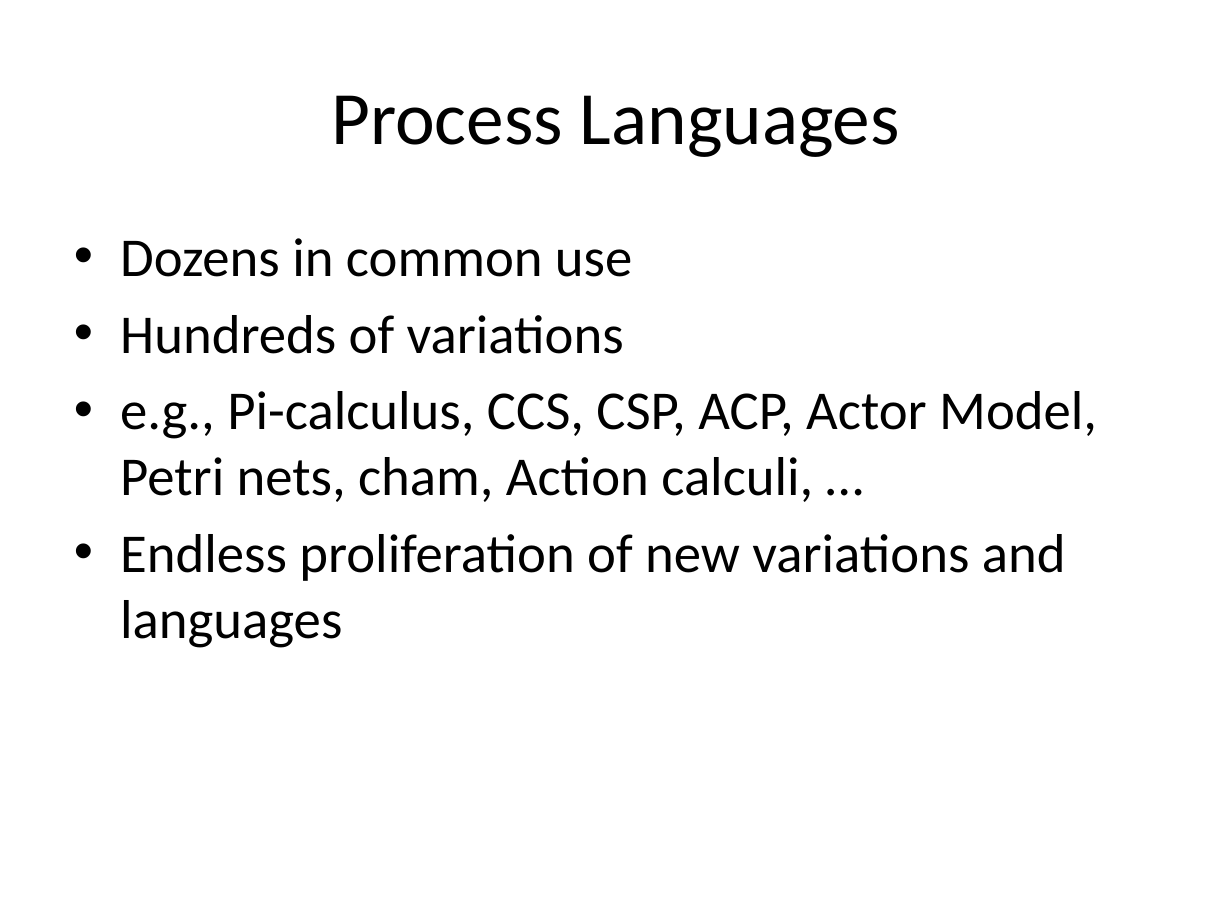
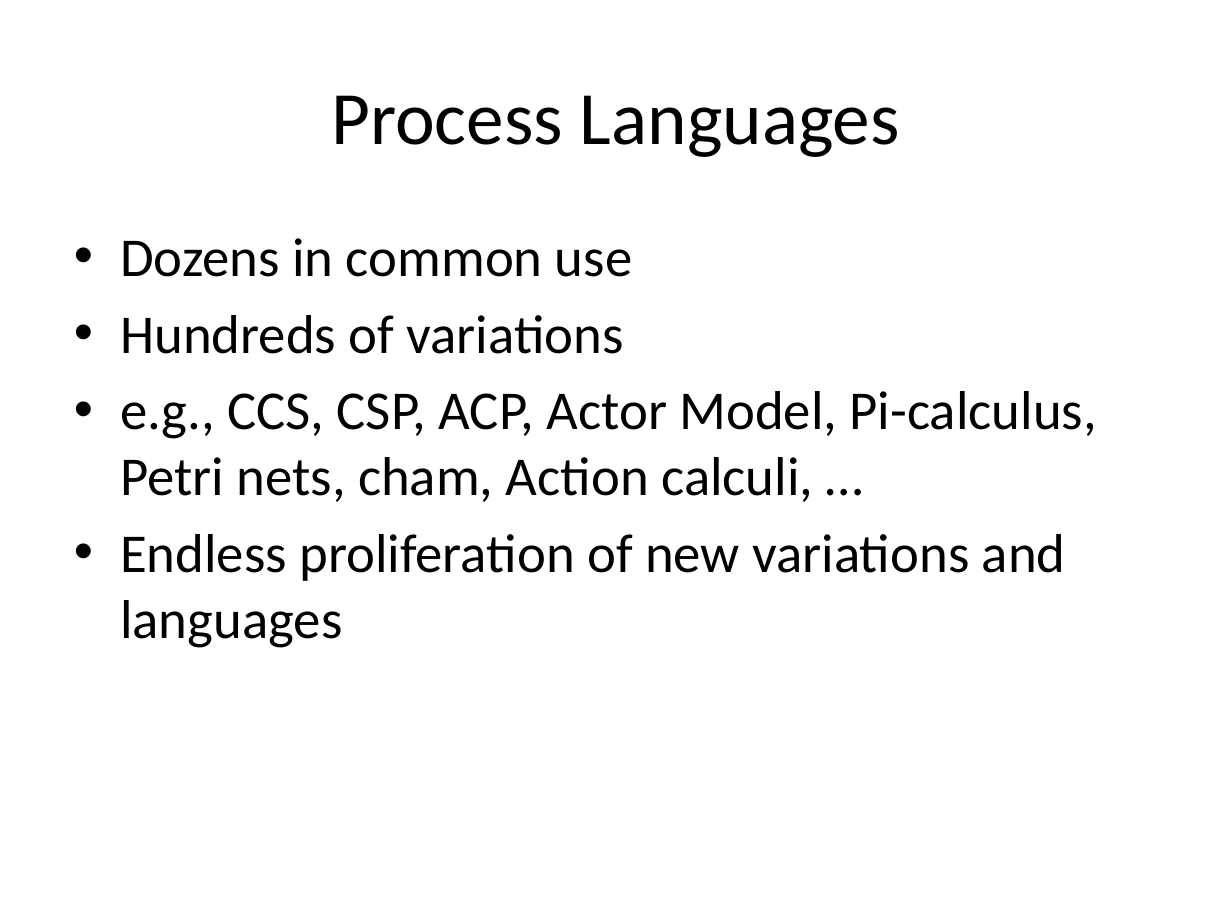
Before and after one commit to gian/defense, a slide deck: slide 16 of PhDDefense.pptx (slide 13 before the commit). Drawn at 1232x924 pixels with LibreOffice and Linux fonts; fonts in the diff are those of the drawing. Boxes give left, top, right and bottom in pixels: in the first picture for what was removed or moved away, otherwise in the second. Text is boxed around its words. In the diff, an @@ line names an element or a change of style, - is before the commit and + after.

```diff
--- a/PhDDefense.pptx
+++ b/PhDDefense.pptx
@@ text at (120, 391, 1097, 502): text changed @@
-• e.g., Pi-calculus, CCS, CSP, ACP, Actor Model, Petri nets, cham, Action calculi, …
+• e.g., CCS, CSP, ACP, Actor Model, Pi-calculus, Petri nets, cham, Action calculi, …
```
Also in this commit, not shown: 6 other slides changed, 37 slides added.
